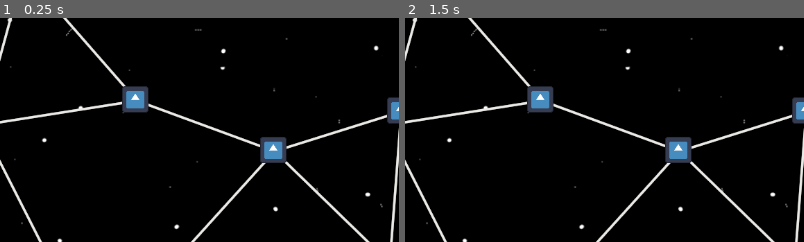
Above: before the commit, frames 1-2 (left to right).
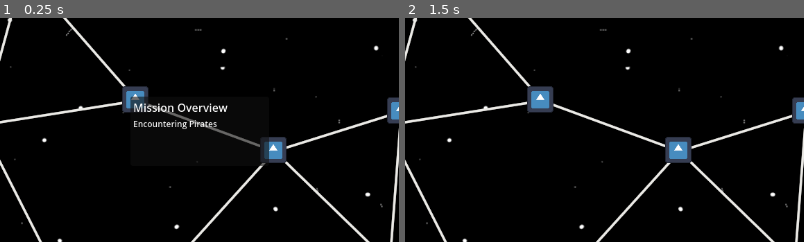
Above: after the commit, the same moments.

Repository: TreadTheDawnGames/GodotWildJam81
Game: Godot game, scene res://Scenes/UI/SpaceMap.tscn
Same seed, same stepped clock (60 frames per second), same inputs: the game is played once before the commit and once after it. This scene is started directly instead of the project's main scene. The engine's default icon, where the game draws it, is replaced by a stand-in: a white triangle on a blue panel in a dark square.
Inputs (mouse positions are % of the whole screen's width and height, from its top left):
- Up to frame 1 (0.25 s): no input
- Up to frame 2 (1.5 s): click (7, 47) at 0.52 s; click (7, 47) at 1.27 s
The pictures show only the part of the screen within x 25-75%, y 23-73%; the shares and areas given below are measured in that part.

The runs differ from the first frame. In frame 1, 1.7% of the frame differs, in the area x 32-68%, y 34-67%; in frame 2, nothing differs.

Commit message:
Started working on tooltips for the pit stop buttons

Diff:
--- /dev/null
+++ b/Scenes/UI/PopupSlot.tscn
@@ -0,0 +1,19 @@
+[gd_scene load_steps=2 format=3 uid="uid://lda78aj05ot"]
+
+[ext_resource type="Script" uid="uid://bvgm2u6i57e17" path="res://Scripts/UI/PopupSlot.gd" id="1_jc2m3"]
+
+[node name="PopupSlot" type="PanelContainer"]
+offset_right = 40.0
+offset_bottom = 40.0
+script = ExtResource("1_jc2m3")
+
+[node name="TextureRect" type="TextureRect" parent="."]
+layout_mode = 2
+
+[node name="Panel" type="Panel" parent="."]
+show_behind_parent = true
+layout_mode = 2
+mouse_filter = 1
+
+[connection signal="mouse_entered" from="." to="." method="_on_mouse_entered"]
+[connection signal="mouse_exited" from="." to="." method="_on_mouse_exited"]
--- /dev/null
+++ b/Scenes/UI/Popups.tscn
@@ -0,0 +1,38 @@
+[gd_scene load_steps=3 format=3 uid="uid://wayd6pnsnfp"]
+
+[ext_resource type="Script" uid="uid://6k6ul5d837hi" path="res://Scripts/UI/Popups.gd" id="1_m3gyv"]
+[ext_resource type="Script" uid="uid://dmuoam702ltto" path="res://Scripts/UI/PitStopPopUp.gd" id="2_toe2v"]
+
+[node name="Popups" type="Control"]
+layout_mode = 3
+anchors_preset = 15
+anchor_right = 1.0
+anchor_bottom = 1.0
+grow_horizontal = 2
+grow_vertical = 2
+script = ExtResource("1_m3gyv")
+
+[node name="UI" type="CanvasLayer" parent="."]
+script = ExtResource("2_toe2v")
+
+[node name="PitStopPopUp" type="PopupPanel" parent="UI"]
+unique_name_in_owner = true
+auto_translate_mode = 1
+position = Vector2i(475, 265)
+size = Vector2i(200, 100)
+visible = true
+
+[node name="VBoxContainer" type="VBoxContainer" parent="UI/PitStopPopUp"]
+offset_left = 4.0
+offset_top = 4.0
+offset_right = 196.0
+offset_bottom = 96.0
+
+[node name="Label" type="Label" parent="UI/PitStopPopUp/VBoxContainer"]
+layout_mode = 2
+text = "Mission Overview"
+
+[node name="Label2" type="Label" parent="UI/PitStopPopUp/VBoxContainer"]
+layout_mode = 2
+theme_override_font_sizes/font_size = 12
+text = "Encountering Pirates"
--- /dev/null
+++ b/Scripts/UI/PitStopPopUp.gd
@@ -0,0 +1,6 @@
+extends CanvasLayer
+
+func _make_custom_tooltip(for_text):
+	var label = Label.new()
+	label.text = for_text
+	return label
--- a/Scripts/UI/PointMapGenerator.gd
+++ b/Scripts/UI/PointMapGenerator.gd
@@ -68,10 +68,33 @@
 	add_child(pointsMap)
 	for pointOnPointMap in pointsMap.get_children():
 		var point: Control = load("res://Scenes/UI/PitStopBtn.tscn").instantiate()
+		var timeToReach = getRandomTimeToReach()
+		var reputationAmt = getRandomReputation()
+		var pirateChance = getRandomPirateChance()
+		var spaceDust = getRandomSpaceDust()
+
+		var distanceToStart = pointOnPointMap.global_position.distance_to(idealStartPos)
+		var distanceFactor = remap(distanceToStart, 0.0, 1000.0, 0.0, 1.5)
+
+		var difficulty = calculateDifficulty(timeToReach, reputationAmt, pirateChance, spaceDust, distanceFactor)
+
 		add_child(point)
 		var pointButton: TextureButton = point.get_node("TextureButton")
-		point.global_position = pointOnPointMap.global_position + randAmtToAdd()
-		pointButton.pressed.connect(pointPressed.bind(point))
+		#point.global_position = pointOnPointMap.global_position + randAmtToAdd()
+		#pointButton.pressed.connect(pointPressed.bind(point))
+		if pointButton:
+			point.global_position = pointOnPointMap.global_position + randAmtToAdd()
+			pointButton.pressed.connect(pointPressed.bind(point))
+			# Set tooltip
+			var tooltipText = "Time to Reach: %.1f min\n" % (timeToReach / 60.0)
+			tooltipText += "Reputation: %d\n" % reputationAmt
+			tooltipText += "Pirate Chance: %.2f%%\n" % pirateChance
+			tooltipText += "Space Dust: %.2f%%\n" % spaceDust
+			tooltipText += "Difficulty: %d" % difficulty
+			pointButton.tooltip_text = tooltipText
+		else:
+			printerr("Error: Could not find TextureButton in PitStopBtn.tscn")
+			point.queue_free()
 	remove_child(pointsMap)
 
 func pointPressed(clickedPoint: Control) -> void:
@@ -155,3 +178,34 @@
 
 func randAmtToAdd() -> Vector2:
 	return Vector2( randf_range(-marg, marg) , randf_range(-marg, marg) )
+
+
+# ---- DATA FOR LEVELS ----
+# Values for the Levels:
+const minReputation = 50
+const maxReputation = 300
+const spaceDustLowBias = 0.8
+
+func getRandomTimeToReach() -> float:
+	return randf_range(180.0, 300.0) # 3 to 5 minutes is aight I think
+
+func getRandomReputation() -> int:
+	return randi_range(minReputation, maxReputation)
+
+func getRandomPirateChance() -> float:
+	return randf_range(0.0, 100.0)
+
+func getRandomSpaceDust() -> float:
+	var rand_val = randf()
+	return pow(rand_val, 1.0 / spaceDustLowBias) * 100.0
+
+func calculateDifficulty(time: float, reputation: int, pirateChance: float, spaceDust: float, distanceFactor: float = 1.0) -> int: # camelCase
+	var difficulty = 0
+
+	difficulty += int(remap(time, 300.0, 180.0, 0, 30))
+	difficulty += int(remap(float(reputation), float(maxReputation), float(minReputation), 0, 30))
+	difficulty += int(pirateChance * 0.3)
+	difficulty += int(spaceDust * 0.1)
+	difficulty += int(distanceFactor * 20)
+
+	return clamp(difficulty, 0, 100)
--- /dev/null
+++ b/Scripts/UI/PopupSlot.gd
@@ -0,0 +1,9 @@
+extends PanelContainer
+
+
+func _on_mouse_entered() -> void:
+	Popups.showPitStopPopup('')
+
+
+func _on_mouse_exited() -> void:
+	Popups.hidePitStopPopup()
--- /dev/null
+++ b/Scripts/UI/Popups.gd
@@ -0,0 +1,7 @@
+extends Control
+
+func showPitStopPopup(popuptext: String) -> void:
+	%PitStopPopUp.popup()
+
+func hidePitStopPopup() -> void:
+	%PitStopPopUp.hide()
--- a/project.godot
+++ b/project.godot
@@ -15,6 +15,10 @@
 config/features=PackedStringArray("4.4", "GL Compatibility")
 config/icon="res://icon.svg"
 
+[autoload]
+
+Popups="*res://Scenes/UI/Popups.tscn"
+
 [input]
 
 click={
Not shown, added: Scripts/UI/PitStopPopUp.gd.uid
Not shown, added: Scripts/UI/PopupSlot.gd.uid
Not shown, added: Scripts/UI/Popups.gd.uid
